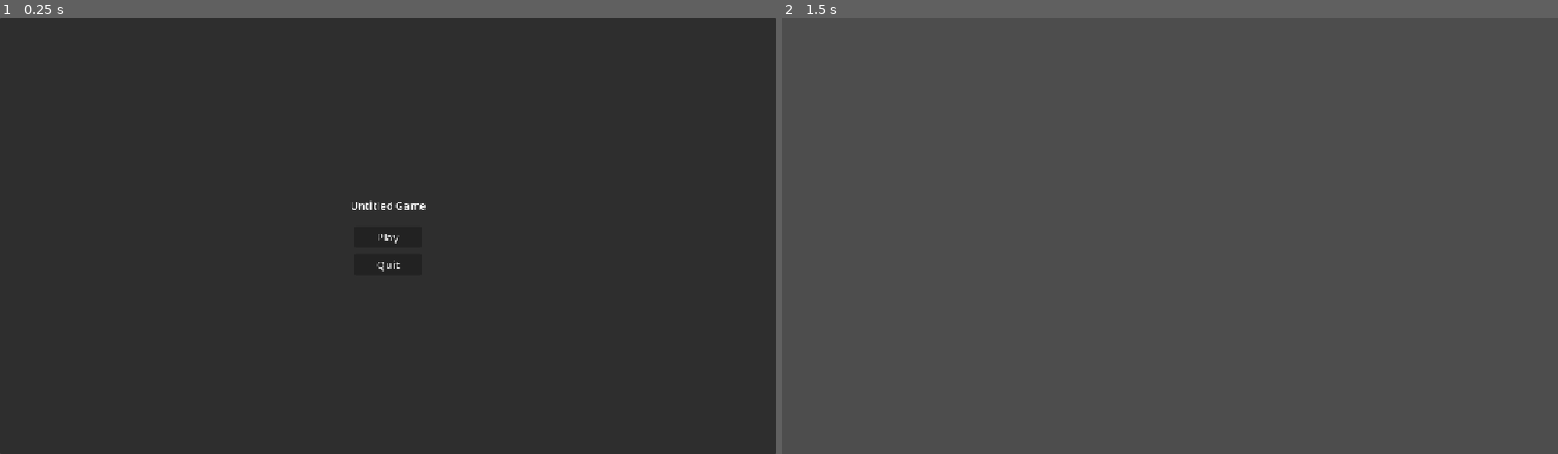
Above: before the commit, frames 1-2 (left to right).
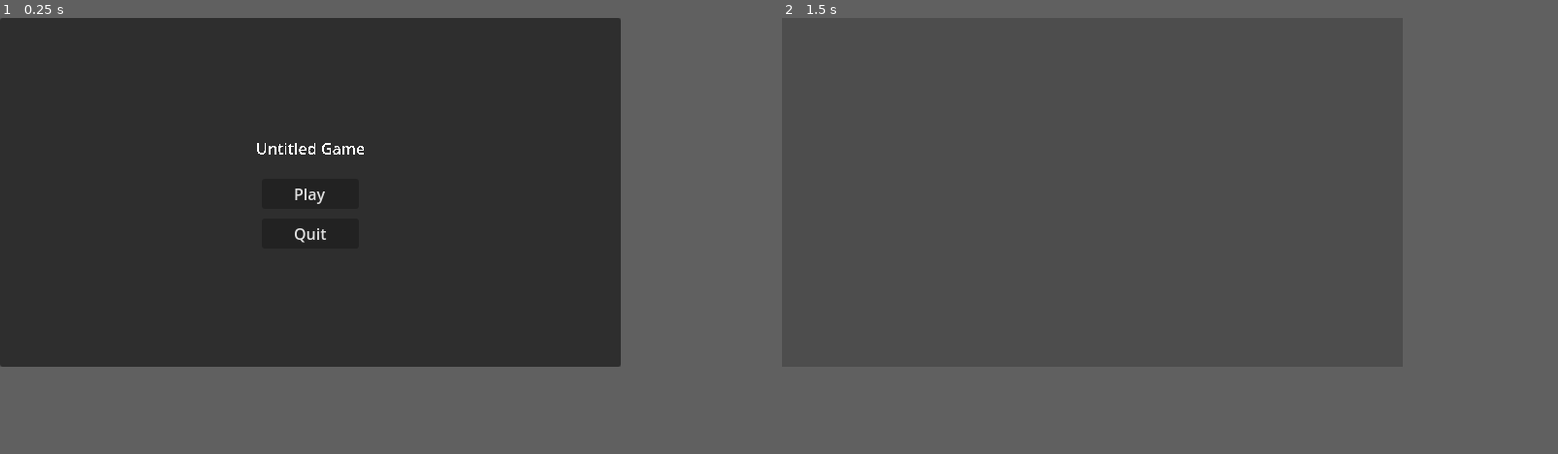
Above: after the commit, the same moments.

Repository: jollyroger182/clocked-in
Game: Godot game, scene res://scenes/menu/menu.tscn
Same seed, same stepped clock (60 frames per second), same inputs: the game is played once before the commit and once after it.
Inputs (mouse positions are in pixels of both pictures, inside the frame that each line leads up to):
- Up to frame 1 (0.25 s): no input
- Up to frame 2 (1.5 s): click "Play" at 0.5 s; tap Enter at 1.25 s; move the mouse to (1340, 214) at 1.27 s; hold Right from 1.28 s (still down); tap Alt at 1.35 s; click (1340, 214) at 1.42 s
In our replay, the window is 800x450 before the commit and 640x360 after it. These sizes can differ from the game's own. Grey fills any space a smaller window leaves; there, only what the larger window draws over its background counts as a difference.

The runs differ from the first frame. In frame 1, 0.4% of the frame differs, in the area x 0-80%, y 0-80%; in frame 2, only the window size differs.

Commit message:
add pixelate shader to remove font anti aliasing

Diff:
--- /dev/null
+++ b/assets/resources/shaders/pixel.gdshader
@@ -0,0 +1,7 @@
+shader_type canvas_item;
+
+uniform float alpha_threshold : hint_range(0.0, 1.0, 0.001) = 0.5;
+
+void fragment() {
+    COLOR.a = step(alpha_threshold, COLOR.a);
+}
--- /dev/null
+++ b/assets/resources/shaders/pixelmaterial.tres
@@ -0,0 +1,7 @@
+[gd_resource type="ShaderMaterial" load_steps=2 format=3 uid="uid://ticmeo4nqnw0"]
+
+[ext_resource type="Shader" uid="uid://bqba05a38wbkj" path="res://assets/resources/shaders/pixel.gdshader" id="1_17v8p"]
+
+[resource]
+shader = ExtResource("1_17v8p")
+shader_parameter/alpha_threshold = 0.5
--- a/project.godot
+++ b/project.godot
@@ -21,7 +21,10 @@
 
 [display]
 
-window/stretch/mode="canvas_items"
+window/size/viewport_width=640
+window/size/viewport_height=360
+window/size/mode=2
+window/stretch/mode="viewport"
 
 [dotnet]
 
--- a/scenes/menu/menu.tscn
+++ b/scenes/menu/menu.tscn
@@ -1,6 +1,7 @@
-[gd_scene load_steps=2 format=3 uid="uid://8kkdfh358w87"]
+[gd_scene load_steps=3 format=3 uid="uid://8kkdfh358w87"]
 
 [ext_resource type="Script" uid="uid://dmg0jtf00rb6r" path="res://scenes/menu/menu.gd" id="1_klgdb"]
+[ext_resource type="Material" uid="uid://ticmeo4nqnw0" path="res://assets/resources/shaders/pixelmaterial.tres" id="2_mcvr8"]
 
 [node name="Menu" type="Panel"]
 anchors_preset = 15
@@ -22,6 +23,7 @@
 theme_override_constants/separation = 20
 
 [node name="Title" type="Label" parent="VBoxContainer"]
+material = ExtResource("2_mcvr8")
 layout_mode = 2
 text = "Untitled Game"
 horizontal_alignment = 1
Not shown, added: assets/resources/shaders/pixel.gdshader.uid
